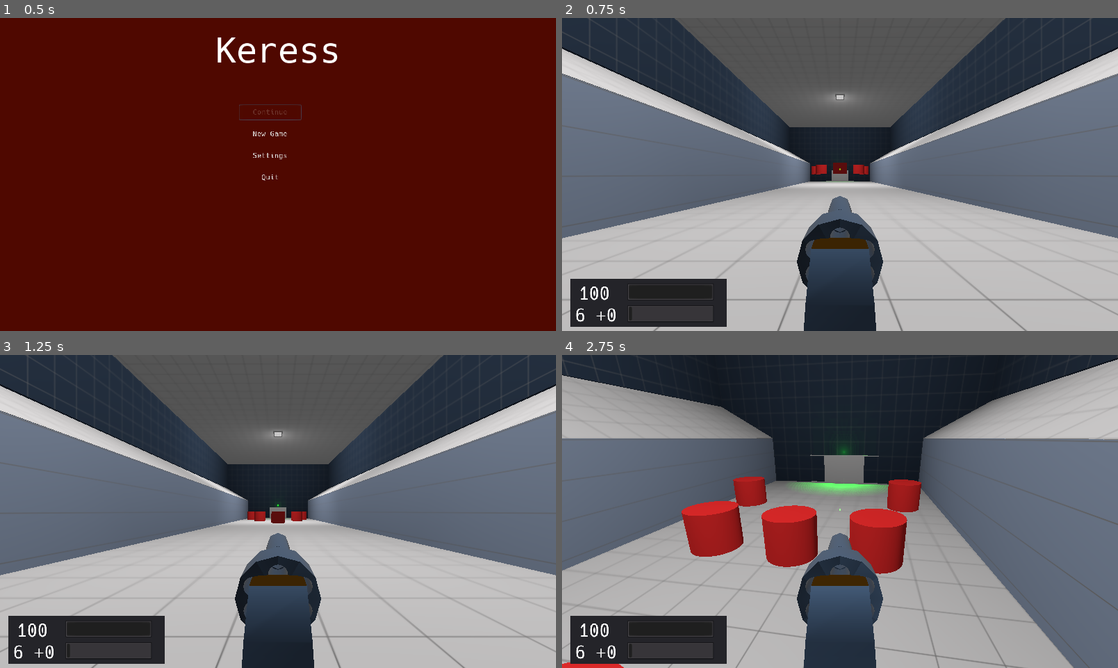
Above: before the commit, frames 1-4 (two rows, left to right).
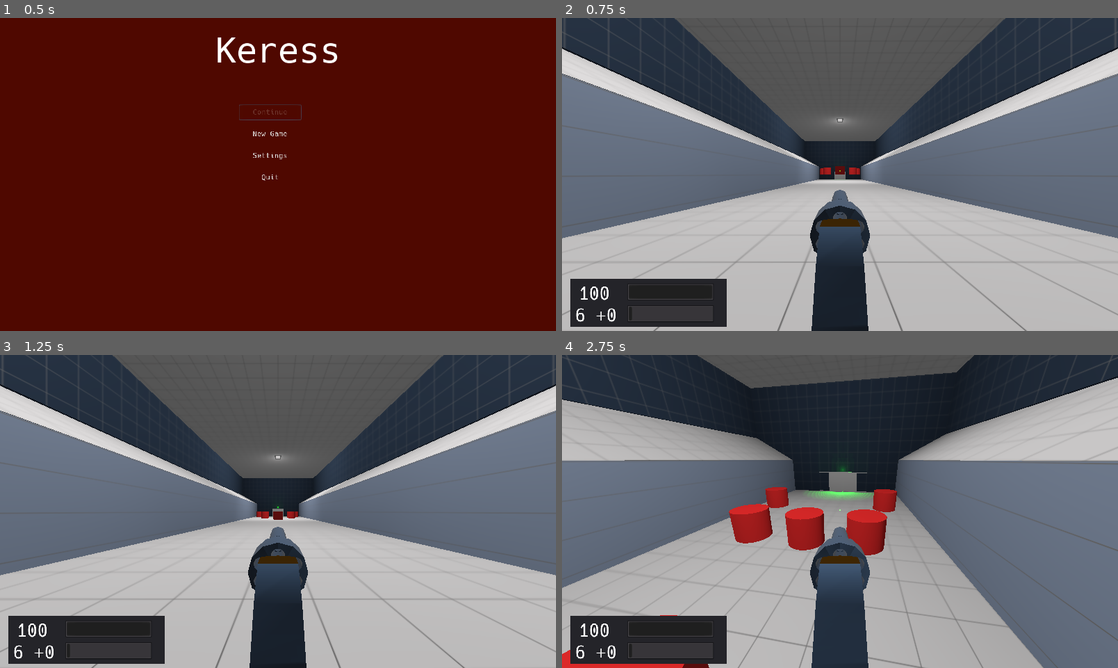
Above: after the commit, the same moments.

Repository: duckinator/keress
Game: Godot game, scene res://menus/MainMenu.tscn
Two runs of this game, one before a commit and one after it. Both use one fixed random seed, a clock stepped at 60 frames per second and the inputs below.
Inputs (mouse positions are in pixels of both pictures, inside the frame that each line leads up to):
- Up to frame 1 (0.5 s): no input
- Up to frame 2 (0.75 s): click "New Game" at 0.5 s
- Up to frame 3 (1.25 s): no input
- Up to frame 4 (2.75 s): tap Enter (ui_accept) at 1.25 s; move the mouse to (867, 511) at 1.27 s; press the mouse at (867, 511) at 1.28 s; hold W (movement_forward) from 1.28 s (still down); tap Space (movement_jump) at 1.52, 2.27 s; move the mouse to (812, 511) at 2.02 s; release the mouse at (812, 511) at 2.03 s; right-click (812, 511) at 2.1 s

Frame 1 is identical in both runs. In frame 2, 6.0% of the frame differs, in the area x 0-100%, y 0-100%; in frame 3, 5.9%; in frame 4, 30%.

Commit message:
adjust field of view

Diff:
--- a/src/player/Player.tscn
+++ b/src/player/Player.tscn
@@ -33,6 +33,7 @@
 transform = Transform( 1, 0, 0, 0, 1, 0, 0, 0, 1, 0, 5, 0 )
 
 [node name="Camera" type="Camera" parent="RotationHelper"]
+fov = 90.0
 far = 550.0
 
 [node name="Revolver" parent="RotationHelper" instance=ExtResource( 2 )]
